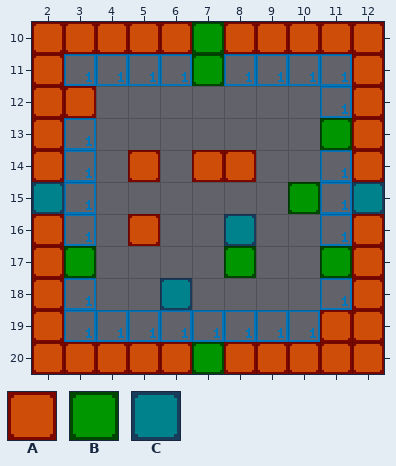
One commit to this Tiled map: gametomato/debug/tmx/map.tmx. The first picture shows the starting point.
Cells are 16x16 px. Shown: x 2..12, y 10..20.
Key: from "walls": A 1, B 2, C 3.
_ is an empty cell.
Layers that did not change in this view are not listed.
Layer "walls" before, first column x 2:
10 AAAAABAAAAA
11 A____B____A
12 AA________A
13 A________BA
14 A__A_AA___A
15 C_______B_C
16 A__A__C___A
17 AB____B__BA
18 A___C_____A
19 A________AA
20 AAAAABAAAAA
Once edited:
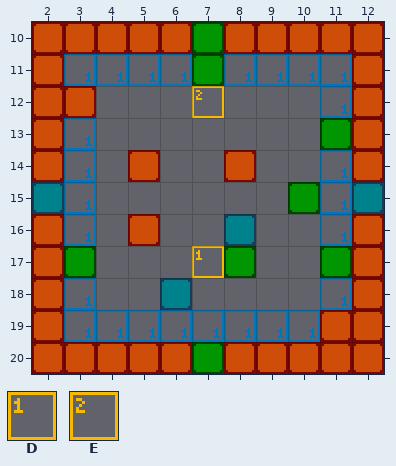
Further tiles: from "gates": D 1, E 2.
Change:
Layer "gates":
Tile D now appears in row 17 at x 7.
Tile E now appears in row 12 at x 7.
Layer "walls":
The edit erases tile A in row 14 at x 7.
Pixel boxes of the changes (left, top, right, bottom) in both pictures:
added: (192, 86, 224, 118)
removed: (192, 150, 224, 182)
added: (192, 246, 224, 278)
